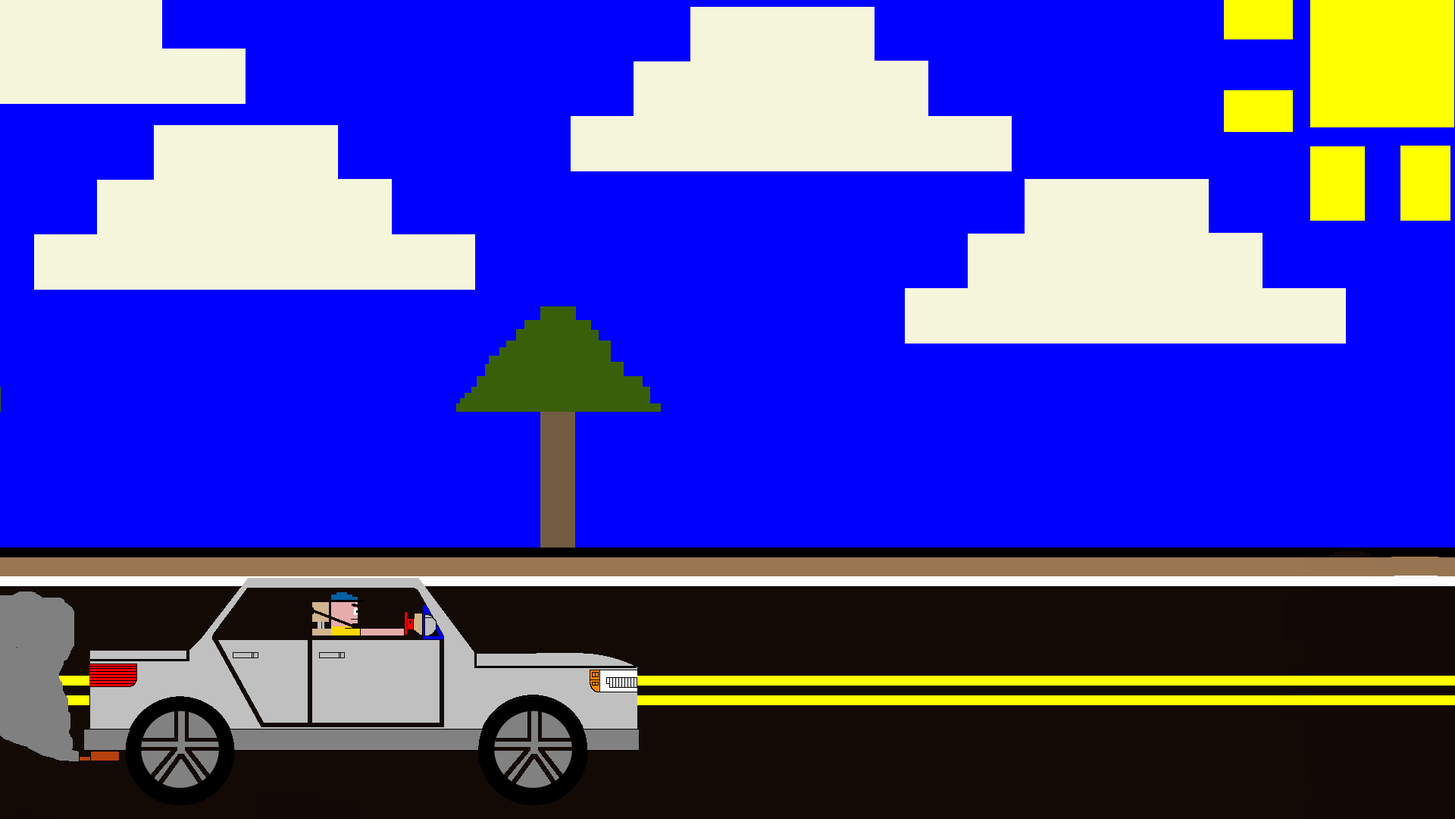
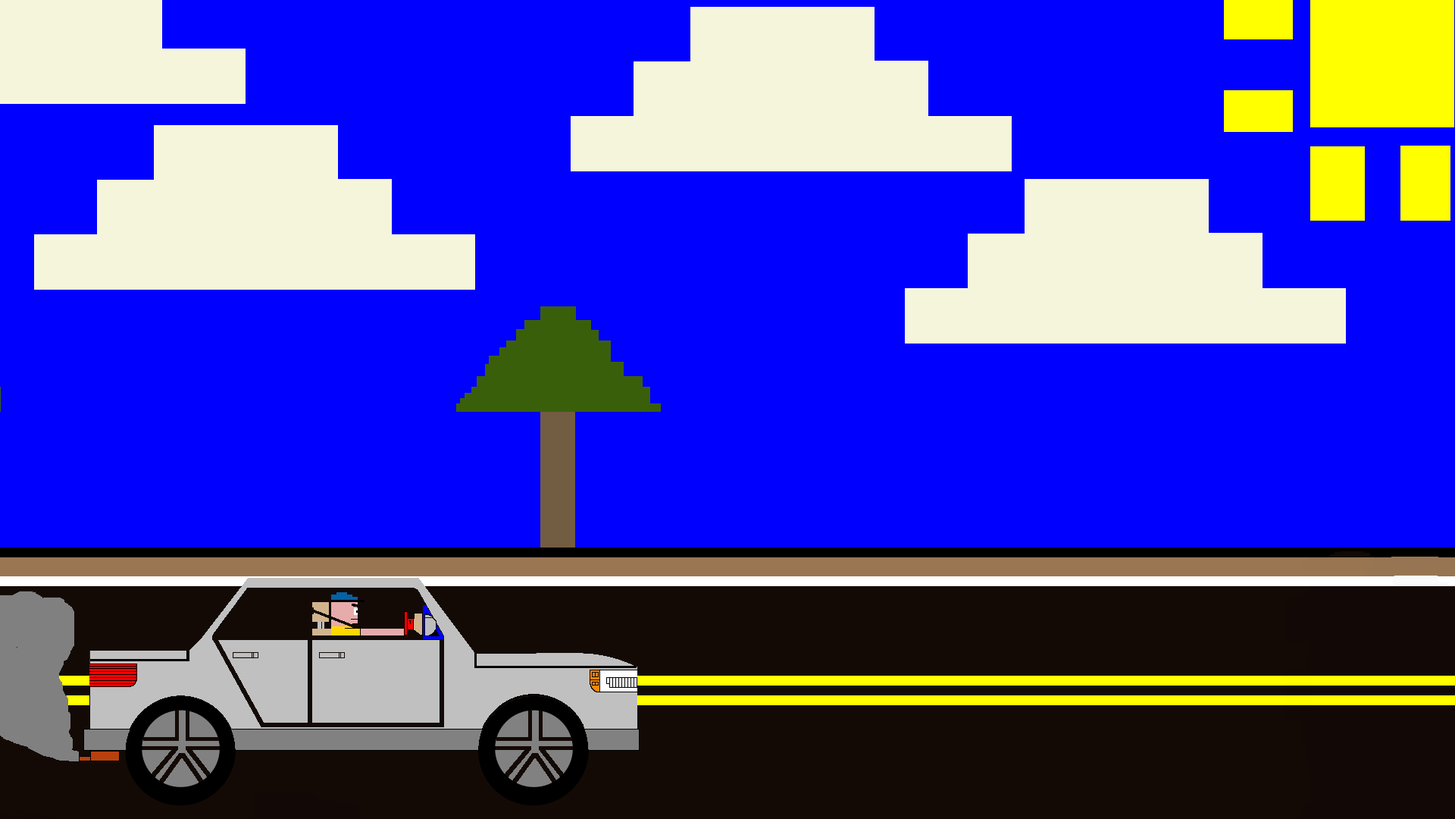
Revision of a layered (1455, 819) image; what changed, layer by layer:
added layer "TIRES.xcf" above "car_not_complete-2.xcf" over (0, 590, 617, 794)
